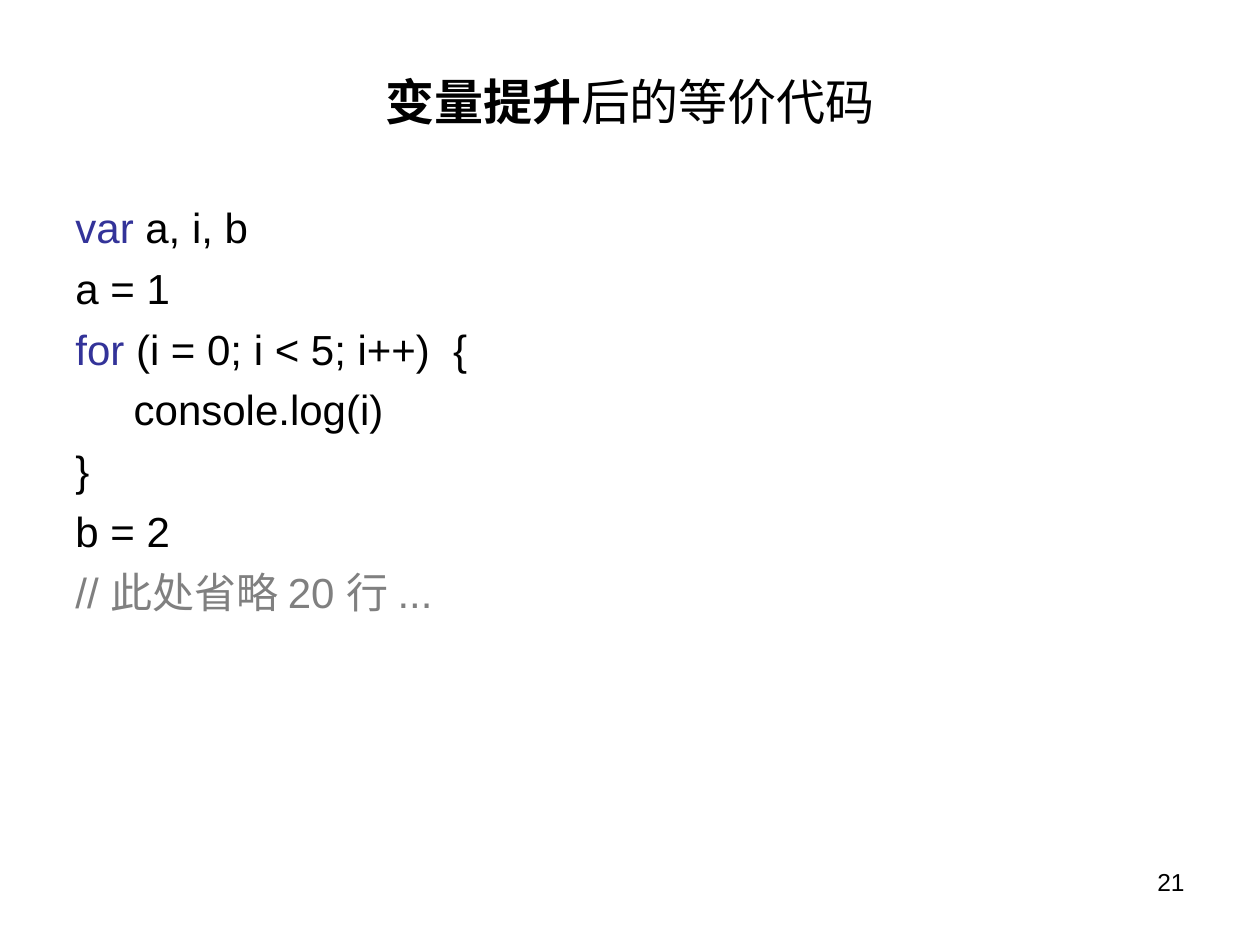
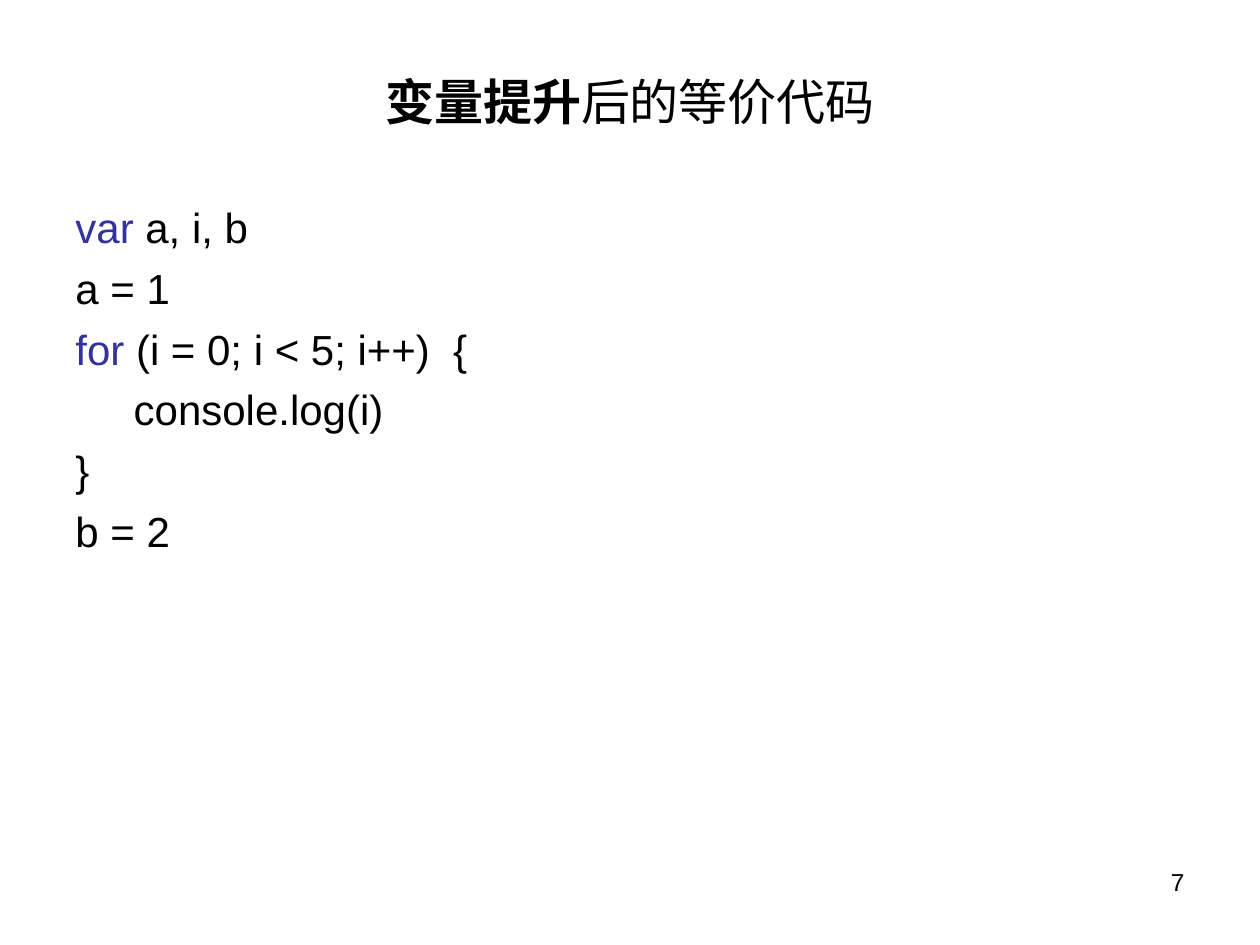
Before and after one commit to panxuepeng/javascript, a slide deck: slide 7 of ppt/第二天课程.ppt (slide 21 before the commit). Drawn at 1260x945 pixels with LibreOffice and Linux fonts; fonts in the diff are those of the drawing. Boxes give left, top, right and bottom in pixels: in the first picture for what was removed or moved away, otherwise in the second. Text is boxed around its words. In the diff, an @@ line names an element or a change of style, - is before the commit and + after.

```diff
--- a/ppt/第二天课程.ppt
+++ b/ppt/第二天课程.ppt
@@ text at [110, 573, 388, 612]: paragraph removed @@
-// 此处省略 20 行 ...
@@ page number at [1171, 874, 1185, 891]: text changed @@
-21
+7
```
Also in this commit, not shown: 3 other slides changed, 15 slides removed, 2 other files.
